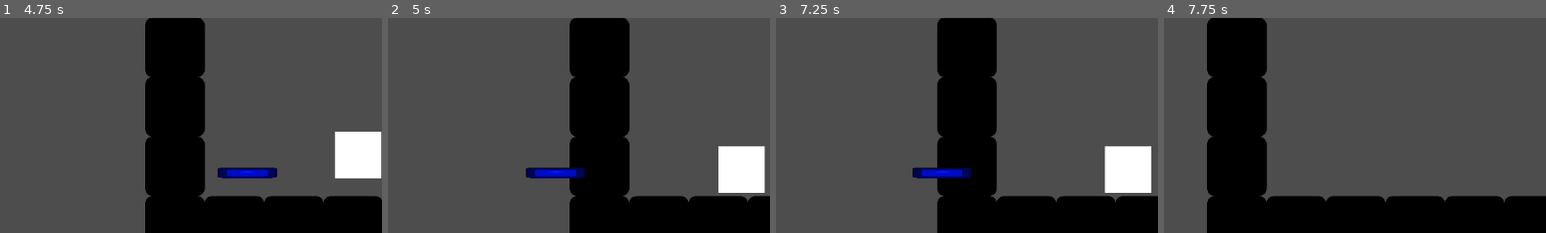
Above: before the commit, frames 1-4 (left to right).
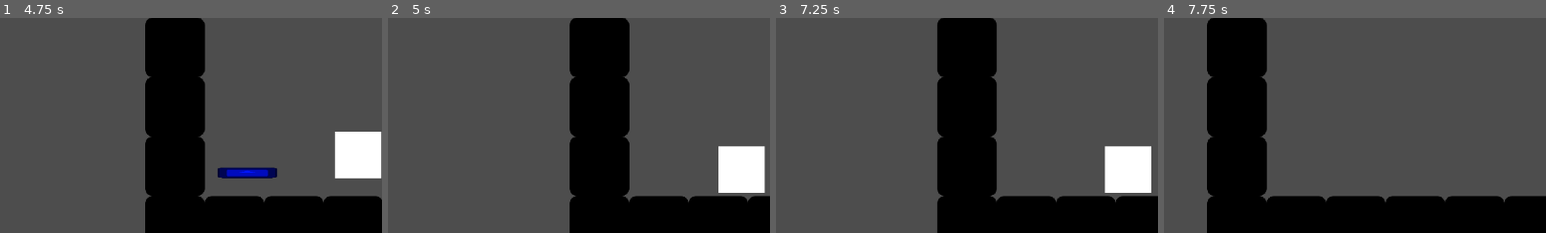
Above: after the commit, the same moments.

Repository: LitheFulminare/Operation-Venulysian
Game: Godot game, scene res://Game scenes/Prototyping.tscn
The game is run twice, just before and just after one commit, with the same random seed, the same clock (stepped at 60 frames per second) and the same inputs. The engine's default icon, where the game draws it, is replaced by a stand-in: a white triangle on a blue panel in a dark square.
Inputs (mouse positions are % of the whole screen's width and height, from its top left):
- Up to frame 1 (4.75 s): move the mouse to (72, 45) at 0.52 s; hold D (Right) 0.53-2.03 s; tap Shift (Dash) at 0.6, 2.85 s; tap W (Up) at 0.77, 1.52, 3.02, 3.77, 4.52 s; move the mouse to (30, 55) at 1.27 s; tap F (Grappling Hook) at 1.35, 3.6 s; move the mouse to (60, 28) at 2.02 s; hold A (Left) 2.03-2.78 s; click (60, 28) at 2.1 s; move the mouse to (45, 70) at 2.77 s; hold D (Right) 2.78-4.28 s; move the mouse to (80, 65) at 3.52 s; move the mouse to (20, 35) at 4.27 s; hold A (Left) from 4.28 s (still down); click (20, 35) at 4.35 s
- Up to frame 2 (5 s): keep holding A (Left)
- Up to frame 3 (7.25 s): move the mouse to (55, 50) at 5.02 s; release A (Left) at 5.03 s; hold D (Right) 5.03-5.78 s; tap Shift (Dash) at 5.1 s; move the mouse to (35, 25) at 5.77 s; hold A (Left) from 5.78 s (still down); tap F (Grappling Hook) at 5.85 s; tap W (Up) at 6.02, 6.77 s; move the mouse to (72, 45) at 6.52 s; click (72, 45) at 6.6 s
- Up to frame 4 (7.75 s): move the mouse to (30, 55) at 7.27 s; release A (Left) at 7.28 s; hold D (Right) from 7.28 s (still down); tap Shift (Dash) at 7.35 s; tap W (Up) at 7.52 s
The pictures show only the part of the screen within x 0-50%, y 24-74%; the shares and areas given below are measured in that part.

Frame 1 is identical in both runs. In frame 2, 0.8% of the frame differs, in the area x 36-52%, y 69-75%; in frame 3, 0.8%; in frame 4, nothing differs.

Commit message:
projectile collision

Diff:
--- a/Operation Venulysian/Game scenes/Shredder boss test.tscn
+++ b/Operation Venulysian/Game scenes/Shredder boss test.tscn
@@ -24,7 +24,7 @@
 [node name="Player" parent="." instance=ExtResource("2_2aoru")]
 position = Vector2(1660, 584)
 
-[node name="Camera2D" parent="Player" index="5"]
+[node name="Camera2D" parent="Player" index="6"]
 limit_left = 0
 limit_top = -340
 limit_right = 3390
--- a/Operation Venulysian/Player/Scripts/projectile.gd
+++ b/Operation Venulysian/Player/Scripts/projectile.gd
@@ -11,5 +11,11 @@
 	self.speed = speed
 
 func _on_timer_timeout() -> void:
-	print("Projectile despawning")
 	queue_free()
+
+
+func _on_area_entered(area: Area2D) -> void:
+	queue_free()
+
+func _on_body_entered(body: Node2D) -> void:
+	queue_free()
--- a/Operation Venulysian/Player/projectile.tscn
+++ b/Operation Venulysian/Player/projectile.tscn
@@ -24,4 +24,6 @@
 one_shot = true
 autostart = true
 
+[connection signal="area_entered" from="." to="." method="_on_area_entered"]
+[connection signal="body_entered" from="." to="." method="_on_body_entered"]
 [connection signal="timeout" from="Timer" to="." method="_on_timer_timeout"]
